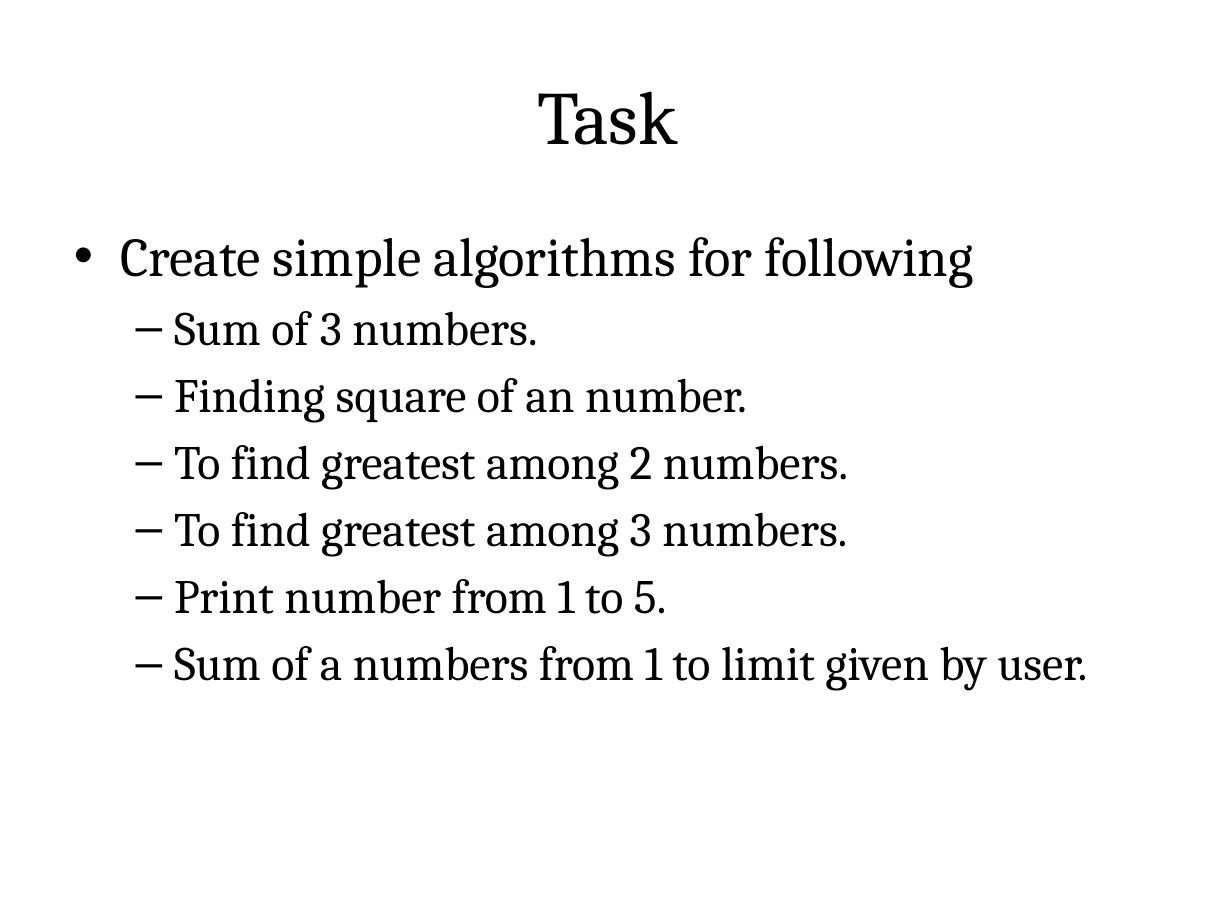
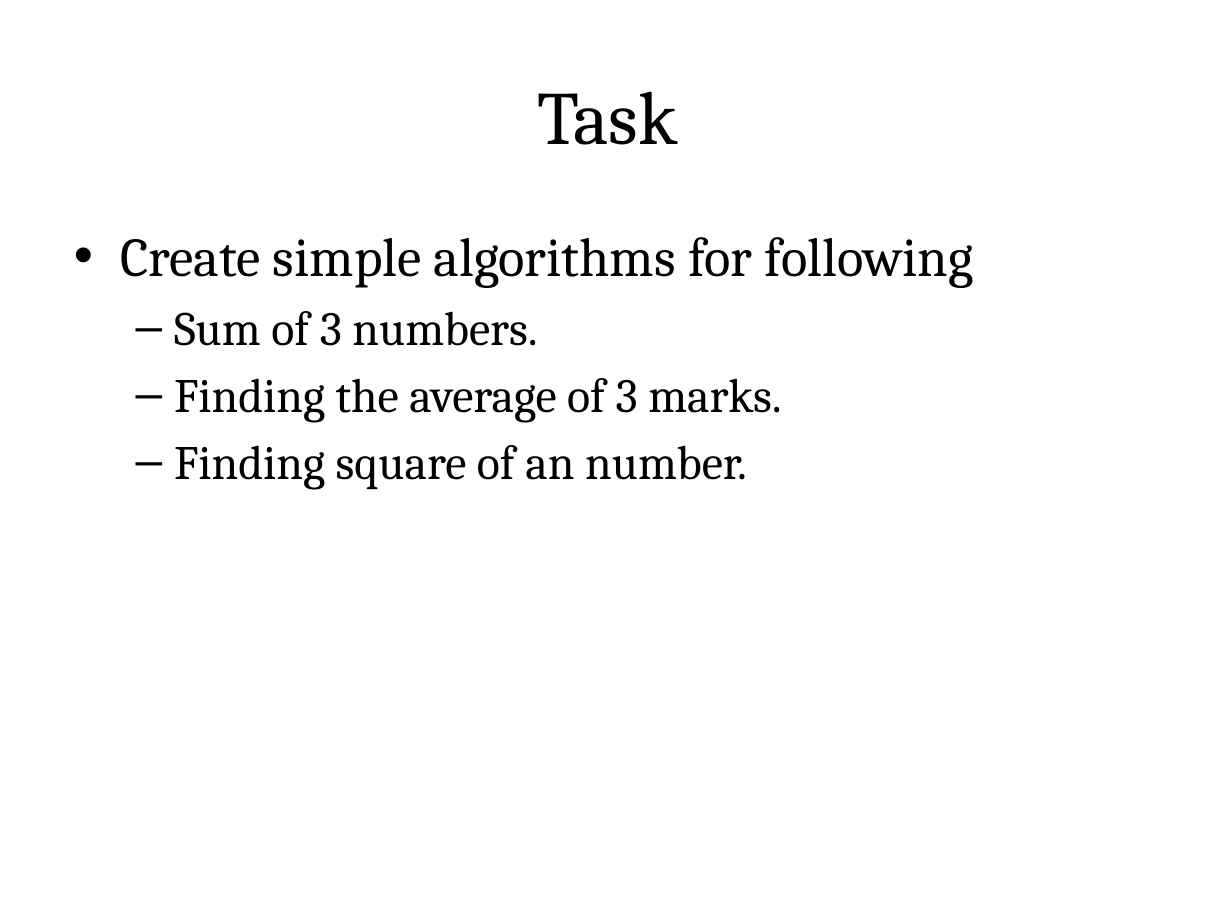
Before and after one commit to rajasekaran36/GE8151-Problem-Solving-and-Python-Programming, a slide deck: slide 15 of Slides/Unit 1/GE8151-U1-1-Algorithms.pptx. Drawn at 1232x924 pixels with LibreOffice and Linux fonts; fonts in the diff are those of the drawing. Boxes give left, top, right and bottom in pixels: in the first picture for what was removed or moved away, otherwise in the second. Text is boxed around its words. In the diff, an @@ line names an element or a change of style, - is before the commit and + after.

```diff
--- a/Slides/Unit 1/GE8151-U1-1-Algorithms.pptx
+++ b/Slides/Unit 1/GE8151-U1-1-Algorithms.pptx
@@ text at [174,378,782,422]: paragraph added @@
+  – Finding the average of 3 marks.
@@ text at [174,445,1087,690]: paragraphs removed @@
-  – To find greatest among 2 numbers.
-  – To find greatest among 3 numbers.
-  – Print number from 1 to 5.
-  – Sum of a numbers from 1 to limit given by user.
```
Also in this commit, not shown: 3 other slides changed, 3 other files.
